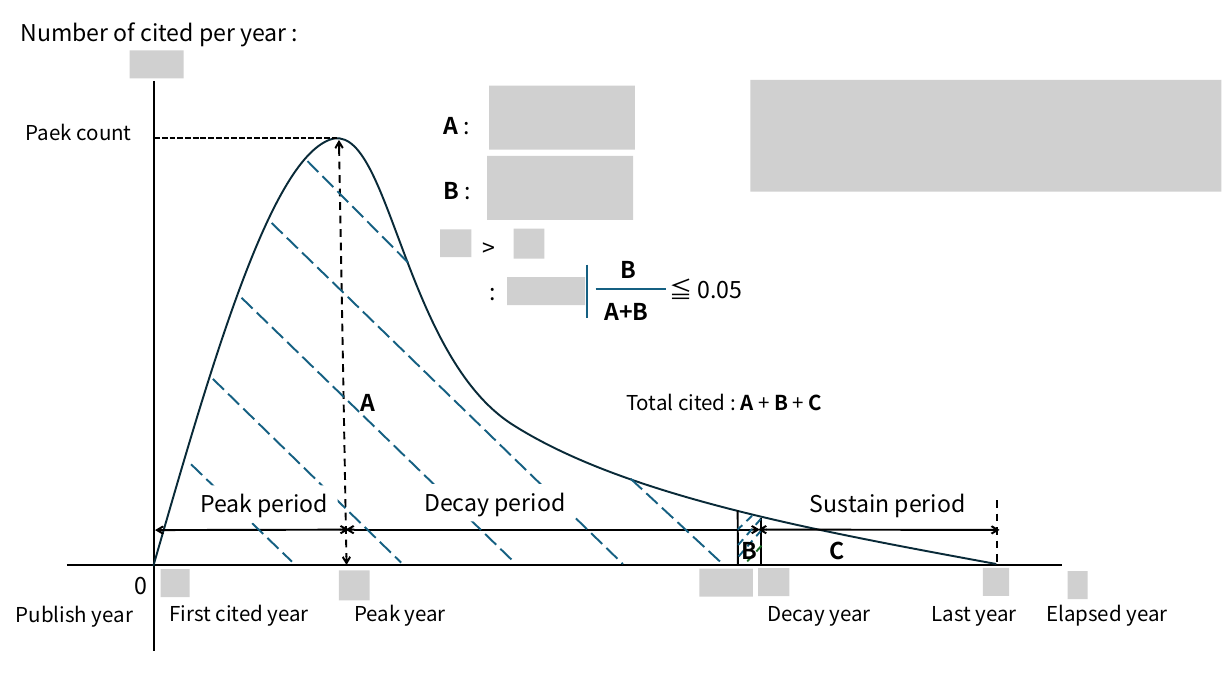
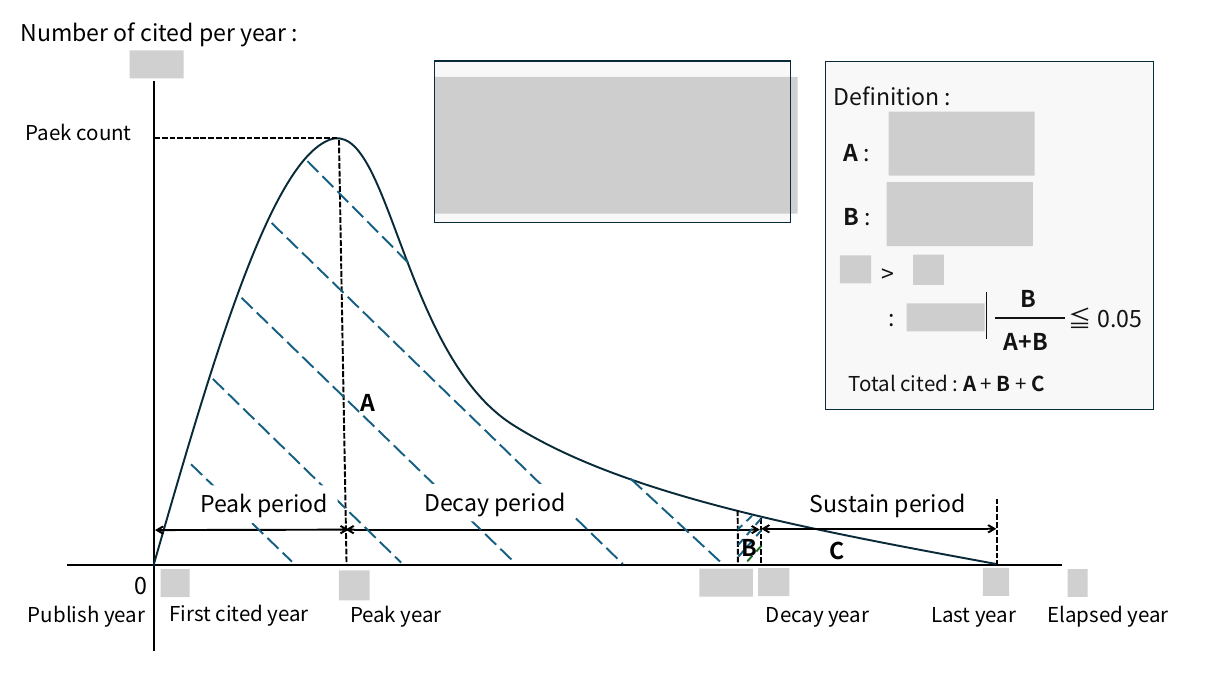
Before and after one commit to kouamano/pubmed-analysis, a slide deck: slide 1 of 202312/exec_command/element/reference/fig/fig001.pptx. Drawn at 1232x693 pixels with LibreOffice and Linux fonts; fonts in the diff are those of the drawing; grey boxes stand for pictures. Boxes give left, top, right and bottom in pixels: in the first picture for what was removed or moved away, otherwise in the second. Text is boxed around its words. In the diff, an @@ line names an element or a change of style, - is before the commit and + after.

Commit message:
add

```diff
--- a/202312/exec_command/element/reference/fig/fig001.pptx
+++ b/202312/exec_command/element/reference/fig/fig001.pptx
@@ picture added at [434, 77, 798, 213] @@
@@ rectangle added at [434, 61, 790, 223], fill #BFBFBF at 10% opacity, outline #092A39 1 pt @@
@@ picture removed at [489, 86, 635, 150] @@
@@ picture removed at [750, 79, 1222, 191] @@
@@ rectangle added at [826, 61, 1153, 409], fill #BFBFBF at 10% opacity, outline #092A39 1 pt @@
@@ text added at [834, 86, 940, 106], 18 pt, text #000000 @@
+Definition :
@@ picture added at [889, 112, 1035, 176] @@
@@ double arrow (339, 140) - (347, 565): double arrow to line @@
@@ picture removed at [487, 156, 633, 220] @@
@@ picture added at [887, 182, 1033, 246] @@
@@ picture removed at [440, 229, 471, 257] @@
@@ picture removed at [514, 228, 544, 259] @@
@@ picture added at [840, 255, 872, 283] @@
@@ 4 texts: place and size @@
-4 texts at [444, 117, 516, 310]
+4 texts at [843, 144, 916, 335]
@@ picture added at [913, 255, 944, 286] @@
@@ picture removed at [507, 277, 586, 305] @@
@@ line moved from (587, 264) - (587, 318) to (987, 292) - (987, 338) @@
@@ line (987, 292) - (987, 338): stroke #156082 1.5 pt to #000000 1.5 pt @@
@@ picture added at [907, 303, 985, 331] @@
@@ 3 texts, 1 line: place and size @@
-3 texts, 1 line at [596, 261, 743, 320]
+3 texts, 1 line at [995, 290, 1142, 350]
@@ line (995, 318) - (1066, 318): stroke #156082 1.5 pt to #000000 1.5 pt @@
@@ text "Total cited : A + ...": place and size @@
-text "Total cited : A + ..." at [626, 393, 822, 411]
+text "Total cited : A + ..." at [849, 374, 1044, 392]
@@ line (738, 510) - (738, 564): stroke #000000 1.5 pt to #000000 1.5 pt dashed @@
@@ line (761, 518) - (761, 564): stroke #000000 1.5 pt to #000000 1.5 pt dashed @@
@@ double arrow moved from (758, 530) - (1000, 531) to (762, 529) - (996, 529) @@
@@ text "Publish year": place and size @@
-text "Publish year" at [16, 605, 133, 627]
+text "Publish year" at [28, 605, 145, 627]
@@ text "Peak year": place and size @@
-text "Peak year" at [354, 604, 446, 626]
+text "Peak year" at [350, 605, 442, 627]
```
